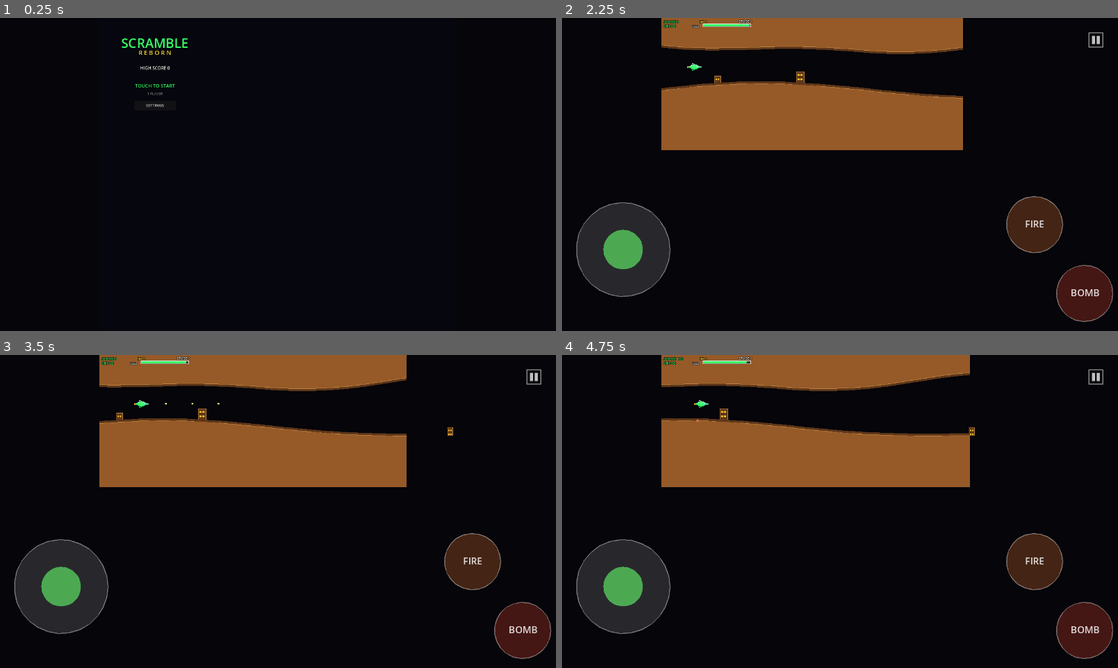
Above: before the commit, frames 1-4 (two rows, left to right).
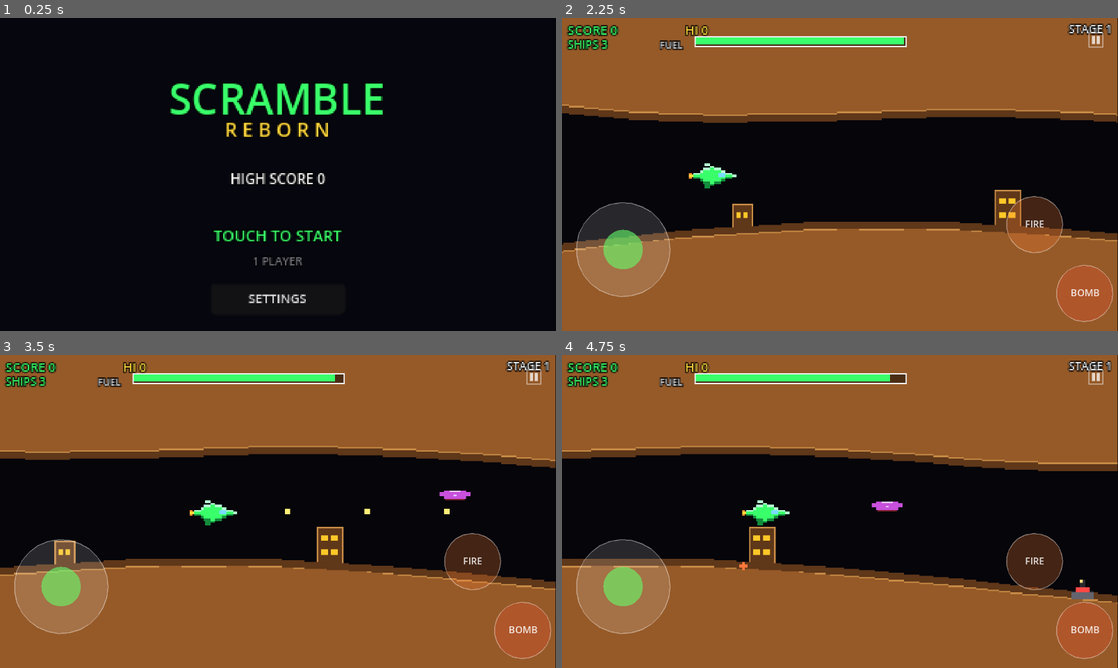
Above: after the commit, the same moments.

Repository: wibble99/scramble-reborn
Game: Godot game, scene res://scenes/Main.tscn
The game is run twice, just before and just after one commit, with the same random seed, the same clock (stepped at 60 frames per second) and the same inputs.
Inputs (mouse positions are in pixels of both pictures, inside the frame that each line leads up to):
- Up to frame 1 (0.25 s): no input
- Up to frame 2 (2.25 s): click "SETTINGS" at 0.5 s; click "BACK" at 1.25 s; click (840, 174) at 2 s
- Up to frame 3 (3.5 s): move the mouse to (400, 495) at 2.77 s; hold Right from 2.78 s (still down); hold Z from 2.78 s (still down); click (400, 495) at 2.92 s; tap Space at 3.02 s
- Up to frame 4 (4.75 s): release Right at 3.5 s; release Z at 3.5 s; drag from (728, 527) to (784, 405) at 3.52 s; move the mouse to (895, 442) at 4.27 s; hold Right from 4.28 s (still down); hold X from 4.28 s (still down)

The runs differ from the first frame. In frame 1, 3.9% of the frame differs, in the area x 21-69%, y 6-92%; in frame 2, 64%; in frame 3, 65%, in the area x 0-100%, y 0-100%; in frame 4, 64%.

Commit message:
Fix game viewport filling the whole screen instead of a tiny corner box
The previous fix (letterboxed SubViewportContainer with stretch=true) had
a real bug: SubViewportContainer silently rejects manual SubViewport.size
changes while stretch=true is set (logs an engine warning and ignores the
call), so the sub-viewport never actually resized past its initial small
default - which is exactly the tiny top-left box the screenshot showed.

Switched to stretch=false with the sub-viewport rendering at its native
(small) resolution, and scale the container itself up via a plain node
transform computed from the real screen size. Also made the play-field
width fully dynamic (Game.screen_w, height fixed at 224) instead of a
fixed 256, so the game fills the entire screen with no dead space -
threaded through Player's ship-position band, LevelManager's spawn-reveal
distance, projectile/turret off-screen bounds, and terrain culling.

Reflowed every full-screen menu (Title/GameOver/Pause/Settings/StageBanner)
and the HUD to use Control anchors instead of positions baked in around a
256-wide screen, so they stay centred/edge-anchored at any aspect ratio.

Co-Authored-By: Claude Sonnet 5 <noreply@anthropic.com>

Diff:
--- a/scripts/Main.gd
+++ b/scripts/Main.gd
@@ -1,19 +1,16 @@
 extends Node
 ## Top-level orchestrator. Gameplay (terrain/player/enemies) and every
 ## "arcade screen" (title, HUD, pause, game over, settings) render inside a
-## fixed 256x224 SubViewport, keeping the pixel art crisp and the aspect
-## ratio authentic regardless of device. That sub-view is displayed through
-## a SubViewportContainer which is kept letterboxed to the correct aspect
-## and centred in the real window - see _update_viewport_layout().
+## SubViewport that fills the real screen exactly - no letterboxing. Height
+## is fixed at Game.GAME_H (224, preserving the terrain's authored vertical
+## proportions); width tracks the device's actual aspect ratio each resize
+## (Game.screen_w), so a wider phone simply reveals more of the play field
+## instead of shrinking into a fixed-aspect box.
 ##
 ## TouchControls is the one exception: it lives OUTSIDE the sub-view, as a
-## direct child of Main, positioned using the *actual* screen size. That
-## keeps the joystick/fire/bomb buttons reachable in the true corners of
-## the phone regardless of the letterboxing above, instead of being
-## squeezed into the same narrow fixed-aspect strip as the game view.
-
-const GAME_W := 256.0
-const GAME_H := 224.0
+## direct child of Main, positioned using the *actual* screen size in real
+## pixels, so the joystick/fire/bomb buttons are always in the reachable
+## corners of the phone regardless of the game's internal resolution.
 
 var game_viewport: SubViewport
 var game_container: SubViewportContainer
@@ -40,15 +37,21 @@
 	add_child(display_layer)
 
 	game_viewport = SubViewport.new()
-	game_viewport.size = Vector2i(int(GAME_W), int(GAME_H))
+	game_viewport.size = Vector2i(int(Game.screen_w), int(Game.GAME_H))
 	game_viewport.transparent_bg = false
 	game_viewport.render_target_update_mode = SubViewport.UPDATE_ALWAYS
 	game_viewport.handle_input_locally = false
 	game_viewport.snap_2d_transforms_to_pixel = true
 	game_viewport.snap_2d_vertices_to_pixel = true
 
+	# stretch=false here deliberately: with stretch=true, SubViewportContainer
+	# forces SubViewport.size to always equal its own size and silently
+	# rejects manual resizing, which defeats the whole point of a fixed
+	# low-res internal canvas. Instead the sub-viewport renders at its
+	# native (small) resolution and the CONTAINER itself is scaled up as a
+	# plain node transform in _update_game_resolution() below.
 	game_container = SubViewportContainer.new()
-	game_container.stretch = true
+	game_container.stretch = false
 	game_container.texture_filter = CanvasItem.TEXTURE_FILTER_NEAREST
 	game_container.mouse_filter = Control.MOUSE_FILTER_PASS
 	display_layer.add_child(game_container)
@@ -79,24 +82,25 @@
 	Game.state_changed.connect(_on_state_changed)
 	Game.extra_life_awarded.connect(func(): SFX.play("extra_life"))
 
-	get_viewport().size_changed.connect(_update_viewport_layout)
-	_update_viewport_layout()
+	get_viewport().size_changed.connect(_update_game_resolution)
+	call_deferred("_update_game_resolution")
 
 	set_process(true)
 
-func _update_viewport_layout() -> void:
-	var win_size: Vector2 = Vector2(get_viewport().get_visible_rect().size)
-	if win_size.x <= 0.0 or win_size.y <= 0.0:
+func _update_game_resolution() -> void:
+	var real_size: Vector2 = Vector2(get_viewport().get_visible_rect().size)
+	if real_size.x <= 0.0 or real_size.y <= 0.0:
 		return
-	var target_aspect := GAME_W / GAME_H
-	var win_aspect := win_size.x / win_size.y
-	var target_size: Vector2
-	if win_aspect > target_aspect:
-		target_size = Vector2(win_size.y * target_aspect, win_size.y)
-	else:
-		target_size = Vector2(win_size.x, win_size.x / target_aspect)
-	game_container.size = target_size
-	game_container.position = (win_size - target_size) * 0.5
+	var aspect: float = real_size.x / real_size.y
+	var w: float = roundf(Game.GAME_H * aspect)
+	w = maxf(w, 64.0)
+	Game.screen_w = w
+
+	game_viewport.size = Vector2i(int(w), int(Game.GAME_H))
+	game_container.size = Vector2(w, Game.GAME_H)
+	var k: float = real_size.y / Game.GAME_H
+	game_container.scale = Vector2(k, k)
+	game_container.position = Vector2.ZERO
 
 func _process(_delta: float) -> void:
 	if Controls.pause_just_pressed:
--- a/scripts/autoload/Game.gd
+++ b/scripts/autoload/Game.gd
@@ -10,6 +10,12 @@
 const MAX_FUEL := 100.0
 const FUEL_DRAIN_PER_SEC := 2.6
 const EXTRA_LIFE_STEP := 10000
+const GAME_H := 224.0
+
+## Current logical play-field width in game units. Height is always fixed
+## at GAME_H (224); width adapts to the real device aspect ratio so the
+## game fills the whole screen with no letterboxing - see Main.gd.
+var screen_w: float = 256.0
 
 signal score_changed(new_score: int)
 signal lives_changed(new_lives: int)
--- a/scripts/enemies/EnemyProjectile.gd
+++ b/scripts/enemies/EnemyProjectile.gd
@@ -32,7 +32,7 @@
 
 func _physics_process(delta: float) -> void:
 	position += _velocity * delta
-	if position.x < -24.0 or position.x > 280.0 or position.y < -24.0 or position.y > 248.0:
+	if position.x < -24.0 or position.x > Game.screen_w + 24.0 or position.y < -24.0 or position.y > Game.GAME_H + 24.0:
 		_done = true
 
 func is_done() -> bool:
--- a/scripts/enemies/GroundTurret.gd
+++ b/scripts/enemies/GroundTurret.gd
@@ -27,7 +27,7 @@
 	_timer = randf_range(0.6, 2.0)
 
 func _update(delta: float, screen_x: float) -> void:
-	if screen_x < -20.0 or screen_x > 280.0:
+	if screen_x < -20.0 or screen_x > Game.screen_w + 24.0:
 		return
 	_timer -= delta * Game.difficulty_multiplier()
 	if _timer <= 0.0 and level and level.player and level.player.is_alive():
--- a/scripts/level/LevelManager.gd
+++ b/scripts/level/LevelManager.gd
@@ -6,7 +6,6 @@
 ## pools for every pooled transient (bullets, bombs, enemy shots,
 ## explosions) so Player/enemies never allocate a new node mid-play.
 
-const SCREEN_W := 256.0
 const SPAWN_MARGIN := 40.0
 const SCROLL_RANGE := 42.0
 const SCROLL_MIN := 20.0
@@ -94,7 +93,7 @@
 		Game.advance_stage()
 
 func _update_spawns() -> void:
-	var reveal_x: float = scroll_distance + SCREEN_W + SPAWN_MARGIN
+	var reveal_x: float = scroll_distance + Game.screen_w + SPAWN_MARGIN
 	while _spawn_cursor < _enemy_spawns.size() and _enemy_spawns[_spawn_cursor].x <= reveal_x:
 		_spawn_enemy(_enemy_spawns[_spawn_cursor])
 		_spawn_cursor += 1
--- a/scripts/player/Bullet.gd
+++ b/scripts/player/Bullet.gd
@@ -4,7 +4,7 @@
 ## on the ENEMY_AIR layer (flying enemies, rising missiles).
 
 const SPEED := 270.0
-const SCREEN_LIMIT := 280.0
+const SCREEN_MARGIN := 24.0
 
 var _velocity: Vector2 = Vector2.ZERO
 var _done: bool = false
@@ -33,7 +33,7 @@
 
 func _physics_process(delta: float) -> void:
 	position += _velocity * delta
-	if position.x > SCREEN_LIMIT:
+	if position.x > Game.screen_w + SCREEN_MARGIN:
 		_done = true
 
 func _on_area_entered(area: Area2D) -> void:
--- a/scripts/player/Player.gd
+++ b/scripts/player/Player.gd
@@ -8,14 +8,13 @@
 
 signal died
 
-const SCREEN_H := 224.0
 const V_ACCEL := 340.0
 const V_MAX_SPEED := 95.0
 const V_DAMPING := 300.0
 const H_ACCEL := 1.1
 const H_DAMPING := 0.9
-const SHIP_MIN_X := 56.0
-const SHIP_MAX_X := 104.0
+const SHIP_MIN_X_FRAC := 0.22 # fraction of Game.screen_w
+const SHIP_MAX_X_FRAC := 0.41
 const FIRE_COOLDOWN := 0.24
 const BOMB_COOLDOWN := 0.5
 const RESPAWN_INVULN := 2.2
@@ -47,12 +46,18 @@
 	add_child(sprite)
 
 	area_entered.connect(_on_area_entered)
-	position = Vector2(SHIP_MIN_X + 10.0, SCREEN_H * 0.5)
+	position = Vector2(_ship_min_x() + 10.0, Game.GAME_H * 0.5)
+
+func _ship_min_x() -> float:
+	return Game.screen_w * SHIP_MIN_X_FRAC
+
+func _ship_max_x() -> float:
+	return Game.screen_w * SHIP_MAX_X_FRAC
 
 func reset_for_new_life() -> void:
 	velocity_y = 0.0
 	speed_factor = 0.0
-	position = Vector2(SHIP_MIN_X + 10.0, SCREEN_H * 0.5)
+	position = Vector2(_ship_min_x() + 10.0, Game.GAME_H * 0.5)
 	_invuln_timer = RESPAWN_INVULN
 	_blink_time = 0.0
 	_alive = true
@@ -76,7 +81,7 @@
 		velocity_y = move_toward(velocity_y, vy_in * V_MAX_SPEED, V_ACCEL * delta)
 	else:
 		velocity_y = move_toward(velocity_y, 0.0, V_DAMPING * delta)
-	position.y = clampf(position.y + velocity_y * delta, 8.0, SCREEN_H - 8.0)
+	position.y = clampf(position.y + velocity_y * delta, 8.0, Game.GAME_H - 8.0)
 
 	var hx_in := Controls.hx
 	if absf(hx_in) > 0.01:
@@ -84,7 +89,7 @@
 	else:
 		speed_factor = move_toward(speed_factor, 0.0, H_DAMPING * delta)
 	speed_factor = clampf(speed_factor, -1.0, 1.0)
-	var target_x := lerpf(SHIP_MIN_X, SHIP_MAX_X, (speed_factor + 1.0) * 0.5)
+	var target_x := lerpf(_ship_min_x(), _ship_max_x(), (speed_factor + 1.0) * 0.5)
 	position.x = move_toward(position.x, target_x, 60.0 * delta)
 
 	_fire_timer -= delta
--- a/scripts/terrain/TerrainSystem.gd
+++ b/scripts/terrain/TerrainSystem.gd
@@ -38,7 +38,7 @@
 	for entry in _segments:
 		var screen_x: float = entry.world_x - scroll_distance
 		entry.node.position.x = screen_x
-		var offscreen: bool = screen_x < -CULL_MARGIN or screen_x > CULL_MARGIN + 260.0
+		var offscreen: bool = screen_x < -CULL_MARGIN or screen_x > CULL_MARGIN + Game.screen_w
 		entry.node.visible = not offscreen
 		entry.node.monitorable = not offscreen
 
--- a/scripts/ui/GameOverScreen.gd
+++ b/scripts/ui/GameOverScreen.gd
@@ -31,23 +31,19 @@
 	root.add_child(continue_btn)
 
 	var title := UIHelper.make_label("GAME OVER", 26, Palette.HUD_WARN, HORIZONTAL_ALIGNMENT_CENTER)
-	title.position = Vector2(0, 60)
-	title.size = Vector2(256, 32)
+	UIHelper.layout_full_width(title, 60.0, 32.0)
 	root.add_child(title)
 
 	score_label = UIHelper.make_label("SCORE 0", 12, Palette.WHITE, HORIZONTAL_ALIGNMENT_CENTER)
-	score_label.position = Vector2(0, 104)
-	score_label.size = Vector2(256, 16)
+	UIHelper.layout_full_width(score_label, 104.0, 16.0)
 	root.add_child(score_label)
 
 	new_high_label = UIHelper.make_label("NEW HIGH SCORE!", 11, Palette.HUD_GOLD, HORIZONTAL_ALIGNMENT_CENTER)
-	new_high_label.position = Vector2(0, 126)
-	new_high_label.size = Vector2(256, 16)
+	UIHelper.layout_full_width(new_high_label, 126.0, 16.0)
 	root.add_child(new_high_label)
 
 	var prompt := UIHelper.make_label("TOUCH TO CONTINUE", 9, Palette.GREY, HORIZONTAL_ALIGNMENT_CENTER)
-	prompt.position = Vector2(0, 170)
-	prompt.size = Vector2(256, 14)
+	UIHelper.layout_full_width(prompt, 170.0, 14.0)
 	root.add_child(prompt)
 
 	set_process(true)
--- a/scripts/ui/HUD.gd
+++ b/scripts/ui/HUD.gd
@@ -30,8 +30,13 @@
 	high_label.position = Vector2(88, 2)
 	root.add_child(high_label)
 
-	stage_label = UIHelper.make_label("STAGE 1", 8, Palette.WHITE)
-	stage_label.position = Vector2(178, 2)
+	stage_label = UIHelper.make_label("STAGE 1", 8, Palette.WHITE, HORIZONTAL_ALIGNMENT_RIGHT)
+	stage_label.anchor_left = 1.0
+	stage_label.anchor_right = 1.0
+	stage_label.offset_left = -80.0
+	stage_label.offset_right = -3.0
+	stage_label.offset_top = 2.0
+	stage_label.offset_bottom = 11.0
 	root.add_child(stage_label)
 
 	lives_label = UIHelper.make_label("SHIPS 3", 8, Palette.SHIP_GREEN)
@@ -43,8 +48,12 @@
 	root.add_child(fuel_label)
 
 	fuel_bar = FuelBar.new()
-	fuel_bar.position = Vector2(95, 13)
-	fuel_bar.size = Vector2(110, 7)
+	fuel_bar.anchor_left = 0.0
+	fuel_bar.anchor_right = 0.62
+	fuel_bar.offset_left = 95.0
+	fuel_bar.offset_right = 0.0
+	fuel_bar.offset_top = 13.0
+	fuel_bar.offset_bottom = 20.0
 	root.add_child(fuel_bar)
 
 	Game.score_changed.connect(func(v): score_label.text = "SCORE %d" % v)
--- a/scripts/ui/PauseMenu.gd
+++ b/scripts/ui/PauseMenu.gd
@@ -19,47 +19,56 @@
 	root.add_child(bg)
 
 	var title := UIHelper.make_label("PAUSED", 20, Palette.HUD_TEXT, HORIZONTAL_ALIGNMENT_CENTER)
-	title.position = Vector2(0, 26)
-	title.size = Vector2(256, 26)
+	UIHelper.layout_full_width(title, 26.0, 26.0)
 	root.add_child(title)
 
+	# A fixed-width panel, horizontally centred regardless of screen width.
+	var panel := Control.new()
+	panel.anchor_left = 0.5
+	panel.anchor_right = 0.5
+	panel.offset_left = -100.0
+	panel.offset_right = 100.0
+	panel.offset_top = 0.0
+	panel.offset_bottom = 224.0
+	root.add_child(panel)
+
 	var sfx_label := UIHelper.make_label("SFX", 9, Palette.WHITE)
-	sfx_label.position = Vector2(60, 70)
-	root.add_child(sfx_label)
+	sfx_label.position = Vector2(0, 70)
+	panel.add_child(sfx_label)
 
 	var sfx_slider := HSlider.new()
-	sfx_slider.position = Vector2(95, 70)
+	sfx_slider.position = Vector2(35, 70)
 	sfx_slider.size = Vector2(100, 12)
 	sfx_slider.min_value = 0.0
 	sfx_slider.max_value = 1.0
 	sfx_slider.step = 0.05
 	sfx_slider.value = Save.sfx_volume
 	sfx_slider.value_changed.connect(func(v): Save.set_sfx_volume(v))
-	root.add_child(sfx_slider)
+	panel.add_child(sfx_slider)
 
 	var music_label := UIHelper.make_label("MUSIC", 9, Palette.WHITE)
-	music_label.position = Vector2(60, 90)
-	root.add_child(music_label)
+	music_label.position = Vector2(0, 90)
+	panel.add_child(music_label)
 
 	var music_slider := HSlider.new()
-	music_slider.position = Vector2(95, 90)
+	music_slider.position = Vector2(35, 90)
 	music_slider.size = Vector2(100, 12)
 	music_slider.min_value = 0.0
 	music_slider.max_value = 1.0
 	music_slider.step = 0.05
 	music_slider.value = Save.music_volume
 	music_slider.value_changed.connect(func(v): Save.set_music_volume(v))
-	root.add_child(music_slider)
+	panel.add_child(music_slider)
 
 	var resume_btn := UIHelper.make_button("RESUME", 11)
-	resume_btn.position = Vector2(78, 120)
+	resume_btn.position = Vector2(18, 120)
 	resume_btn.pressed.connect(func(): Game.resume_game())
-	root.add_child(resume_btn)
+	panel.add_child(resume_btn)
 
 	var quit_btn := UIHelper.make_button("QUIT TO TITLE", 10)
-	quit_btn.position = Vector2(68, 150)
+	quit_btn.position = Vector2(8, 150)
 	quit_btn.pressed.connect(_on_quit_pressed)
-	root.add_child(quit_btn)
+	panel.add_child(quit_btn)
 
 	set_process(true)
 
--- a/scripts/ui/SettingsScreen.gd
+++ b/scripts/ui/SettingsScreen.gd
@@ -26,57 +26,66 @@
 	root.add_child(bg)
 
 	var title := UIHelper.make_label("SETTINGS", 18, Palette.HUD_TEXT, HORIZONTAL_ALIGNMENT_CENTER)
-	title.position = Vector2(0, 14)
-	title.size = Vector2(256, 24)
+	UIHelper.layout_full_width(title, 14.0, 24.0)
 	root.add_child(title)
 
+	# A fixed-width panel, horizontally centred regardless of screen width.
+	var panel := Control.new()
+	panel.anchor_left = 0.5
+	panel.anchor_right = 0.5
+	panel.offset_left = -100.0
+	panel.offset_right = 100.0
+	panel.offset_top = 0.0
+	panel.offset_bottom = 224.0
+	root.add_child(panel)
+
 	var sfx_label := UIHelper.make_label("SFX VOLUME", 9, Palette.WHITE)
-	sfx_label.position = Vector2(30, 54)
-	root.add_child(sfx_label)
+	sfx_label.position = Vector2(0, 54)
+	panel.add_child(sfx_label)
 	_sfx_slider = HSlider.new()
-	_sfx_slider.position = Vector2(140, 54)
+	_sfx_slider.position = Vector2(110, 54)
 	_sfx_slider.size = Vector2(90, 12)
 	_sfx_slider.min_value = 0.0
 	_sfx_slider.max_value = 1.0
 	_sfx_slider.step = 0.05
 	_sfx_slider.value_changed.connect(func(v): Save.set_sfx_volume(v); SFX.play("fire"))
-	root.add_child(_sfx_slider)
+	panel.add_child(_sfx_slider)
 
 	var music_label := UIHelper.make_label("MUSIC VOLUME", 9, Palette.WHITE)
-	music_label.position = Vector2(30, 76)
-	root.add_child(music_label)
+	music_label.position = Vector2(0, 76)
+	panel.add_child(music_label)
 	_music_slider = HSlider.new()
-	_music_slider.position = Vector2(140, 76)
+	_music_slider.position = Vector2(110, 76)
 	_music_slider.size = Vector2(90, 12)
 	_music_slider.min_value = 0.0
 	_music_slider.max_value = 1.0
 	_music_slider.step = 0.05
 	_music_slider.value_changed.connect(func(v): Save.set_music_volume(v))
-	root.add_child(_music_slider)
+	panel.add_child(_music_slider)
 
 	var control_label := UIHelper.make_label("CONTROL TYPE", 9, Palette.WHITE)
-	control_label.position = Vector2(30, 98)
-	root.add_child(control_label)
+	control_label.position = Vector2(0, 98)
+	panel.add_child(control_label)
 	_control_option = OptionButton.new()
 	_control_option.add_item("JOYSTICK", 0)
 	_control_option.add_item("D-PAD", 1)
-	_control_option.position = Vector2(140, 96)
+	_control_option.position = Vector2(110, 96)
 	_control_option.size = Vector2(90, 18)
 	_control_option.item_selected.connect(_on_control_selected)
-	root.add_child(_control_option)
+	panel.add_child(_control_option)
 
 	var vibration_label := UIHelper.make_label("VIBRATION", 9, Palette.WHITE)
-	vibration_label.position = Vector2(30, 122)
-	root.add_child(vibration_label)
+	vibration_label.position = Vector2(0, 122)
+	panel.add_child(vibration_label)
 	_vibration_check = CheckButton.new()
-	_vibration_check.position = Vector2(140, 116)
+	_vibration_check.position = Vector2(110, 116)
 	_vibration_check.toggled.connect(func(v): Save.set_vibration_enabled(v))
-	root.add_child(_vibration_check)
+	panel.add_child(_vibration_check)
 
 	var back_btn := UIHelper.make_button("BACK", 11)
-	back_btn.position = Vector2(80, 170)
+	back_btn.position = Vector2(50, 170)
 	back_btn.pressed.connect(close)
-	root.add_child(back_btn)
+	panel.add_child(back_btn)
 
 func open() -> void:
 	_sfx_slider.value = Save.sfx_volume
--- a/scripts/ui/StageBanner.gd
+++ b/scripts/ui/StageBanner.gd
@@ -14,8 +14,7 @@
 	add_child(root)
 
 	label = UIHelper.make_label("", 16, Palette.HUD_GOLD, HORIZONTAL_ALIGNMENT_CENTER)
-	label.position = Vector2(0, 92)
-	label.size = Vector2(256, 24)
+	UIHelper.layout_full_width(label, 92.0, 24.0)
 	root.add_child(label)
 
 	set_process(true)
--- a/scripts/ui/TitleScreen.gd
+++ b/scripts/ui/TitleScreen.gd
@@ -31,32 +31,32 @@
 	root.add_child(start_btn)
 
 	var title := UIHelper.make_label("SCRAMBLE", 30, Palette.HUD_TEXT, HORIZONTAL_ALIGNMENT_CENTER)
-	title.position = Vector2(0, 36)
-	title.size = Vector2(256, 36)
+	UIHelper.layout_full_width(title, 36.0, 36.0)
 	root.add_child(title)
 
 	var subtitle := UIHelper.make_label("R E B O R N", 14, Palette.HUD_GOLD, HORIZONTAL_ALIGNMENT_CENTER)
-	subtitle.position = Vector2(0, 70)
-	subtitle.size = Vector2(256, 18)
+	UIHelper.layout_full_width(subtitle, 70.0, 18.0)
 	root.add_child(subtitle)
 
 	high_label = UIHelper.make_label("HIGH SCORE %d" % Save.high_score, 10, Palette.WHITE, HORIZONTAL_ALIGNMENT_CENTER)
-	high_label.position = Vector2(0, 108)
-	high_label.size = Vector2(256, 14)
+	UIHelper.layout_full_width(high_label, 108.0, 14.0)
 	root.add_child(high_label)
 
 	prompt_label = UIHelper.make_label("TOUCH TO START", 11, Palette.SHIP_GREEN, HORIZONTAL_ALIGNMENT_CENTER)
-	prompt_label.position = Vector2(0, 148)
-	prompt_label.size = Vector2(256, 16)
+	UIHelper.layout_full_width(prompt_label, 148.0, 16.0)
 	root.add_child(prompt_label)
 
 	var one_player := UIHelper.make_label("1 PLAYER", 8, Palette.GREY, HORIZONTAL_ALIGNMENT_CENTER)
-	one_player.position = Vector2(0, 168)
-	one_player.size = Vector2(256, 12)
+	UIHelper.layout_full_width(one_player, 168.0, 12.0)
 	root.add_child(one_player)
 
 	var settings_btn := UIHelper.make_button("SETTINGS", 9)
-	settings_btn.position = Vector2(80, 190)
+	settings_btn.anchor_left = 0.5
+	settings_btn.anchor_right = 0.5
+	settings_btn.offset_left = -48.0
+	settings_btn.offset_right = 48.0
+	settings_btn.offset_top = 190.0
+	settings_btn.offset_bottom = 212.0
 	settings_btn.pressed.connect(func(): settings_requested.emit())
 	root.add_child(settings_btn)
 
--- a/scripts/ui/UIHelper.gd
+++ b/scripts/ui/UIHelper.gd
@@ -23,3 +23,17 @@
 	b.add_theme_font_size_override("font_size", size)
 	b.custom_minimum_size = Vector2(96, 22)
 	return b
+
+## Anchors a control to span the full width of its parent (tracking live
+## resizes, e.g. Game.screen_w changing) while keeping a fixed vertical
+## position/height - used for centred full-width title/menu text so it
+## stays centred regardless of the device's aspect ratio.
+static func layout_full_width(ctrl: Control, y: float, h: float) -> void:
+	ctrl.anchor_left = 0.0
+	ctrl.anchor_right = 1.0
+	ctrl.anchor_top = 0.0
+	ctrl.anchor_bottom = 0.0
+	ctrl.offset_left = 0.0
+	ctrl.offset_right = 0.0
+	ctrl.offset_top = y
+	ctrl.offset_bottom = y + h
